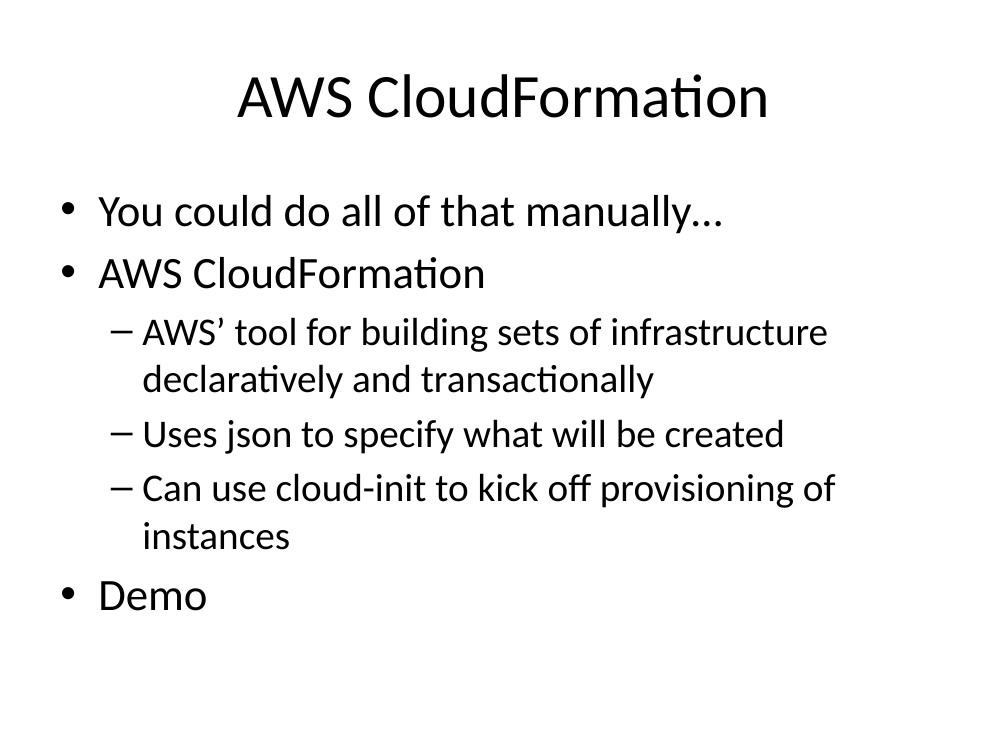
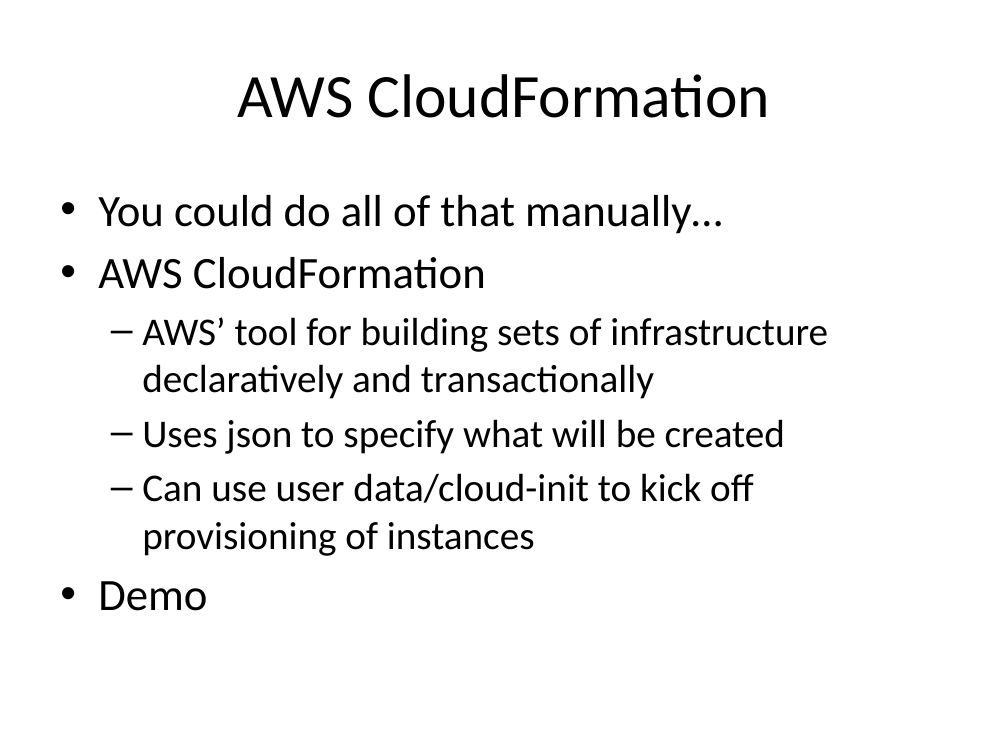
Before and after one commit to Milstein/bsu-cloud-computing, a slide deck: slide 34 of presentation/CloudComputingConfigurationManagement.pptx. Drawn at 1008x756 pixels with LibreOffice and Linux fonts; fonts in the diff are those of the drawing. Boxes give left, top, right and bottom in pixels: in the first picture for what was removed or moved away, otherwise in the second. Text is boxed around its words. In the diff, an @@ line names an element or a change of style, - is before the commit and + after.

```diff
--- a/presentation/CloudComputingConfigurationManagement.pptx
+++ b/presentation/CloudComputingConfigurationManagement.pptx
@@ text at [142,473,753,556]: text changed @@
-  – Can use cloud-init to kick off provisioning of instances
+  – Can use user data/cloud-init to kick off provisioning of instances
```
Also in this commit, not shown: 10 other slides changed, 2 slides added, 9 other files.
